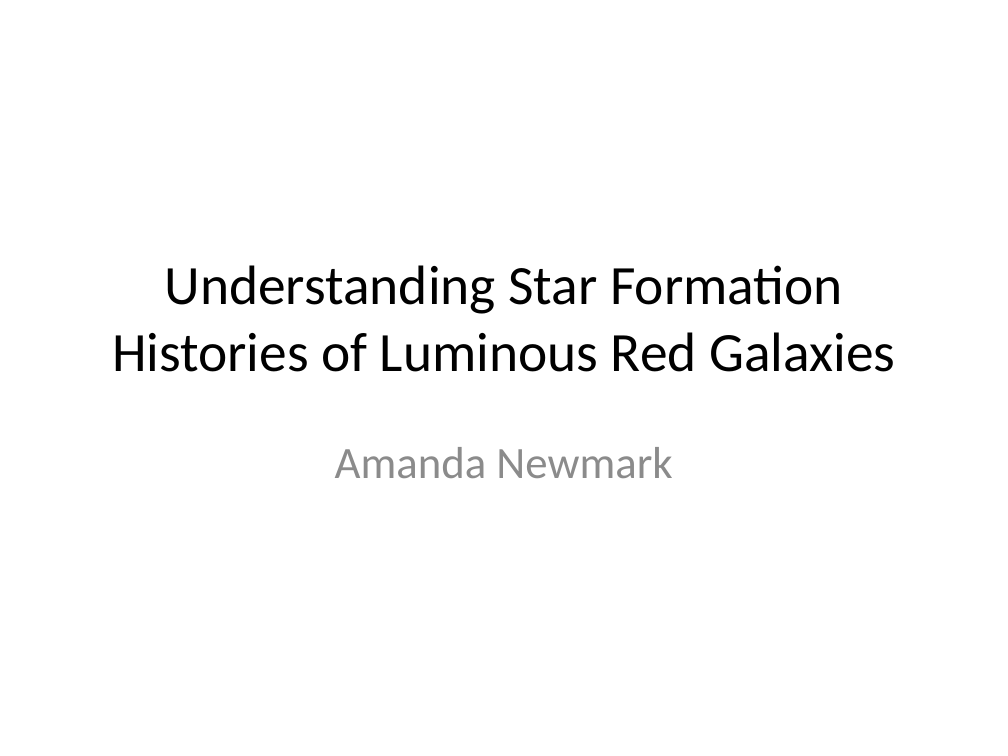
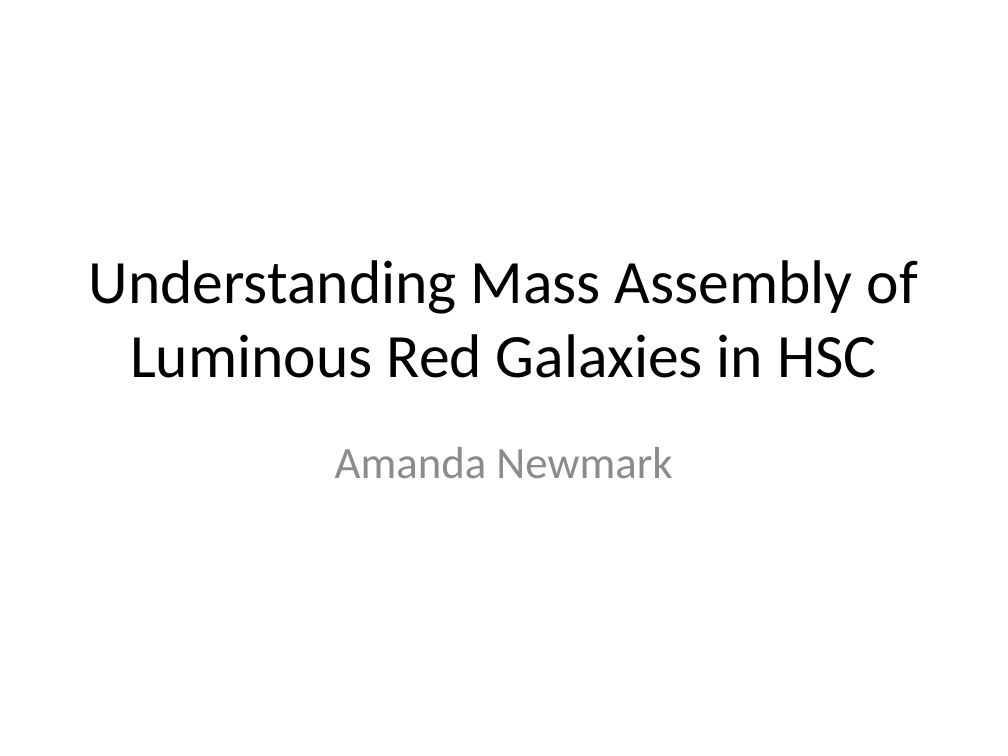
Before and after one commit to anewmark/galaxy_dark_matter, a slide deck: slide 1 of big_presentation.pptx. Drawn at 1008x756 pixels with LibreOffice and Linux fonts; fonts in the diff are those of the drawing. Boxes give left, top, right and bottom in pixels: in the first picture for what was removed or moved away, otherwise in the second. Text is boxed around its words. In the diff, an @@ line names an element or a change of style, - is before the commit and + after.

```diff
--- a/big_presentation.pptx
+++ b/big_presentation.pptx
@@ title at (x1=89, y1=260, x2=918, y2=378): text changed; size 39.6 to 44 pt @@
-Understanding Star Formation Histories of Luminous Red Galaxies
+Understanding Mass Assembly of Luminous Red Galaxies in HSC
```
Also in this commit, not shown: 8 other slides changed, 2 slides added, 2 slides removed, 3 other files.
